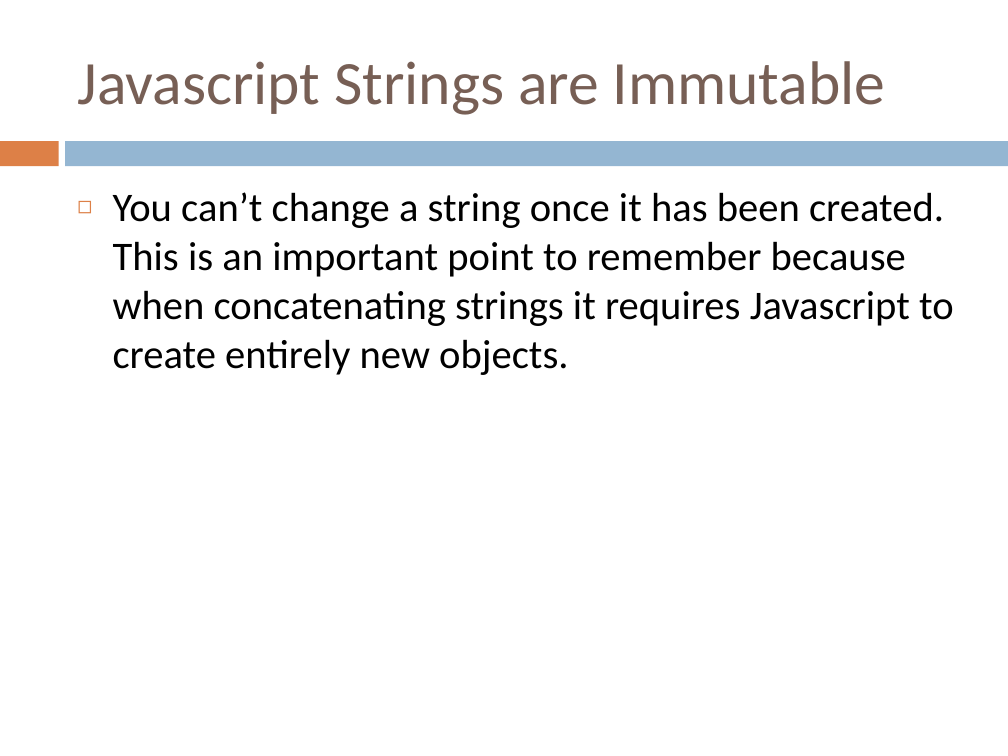
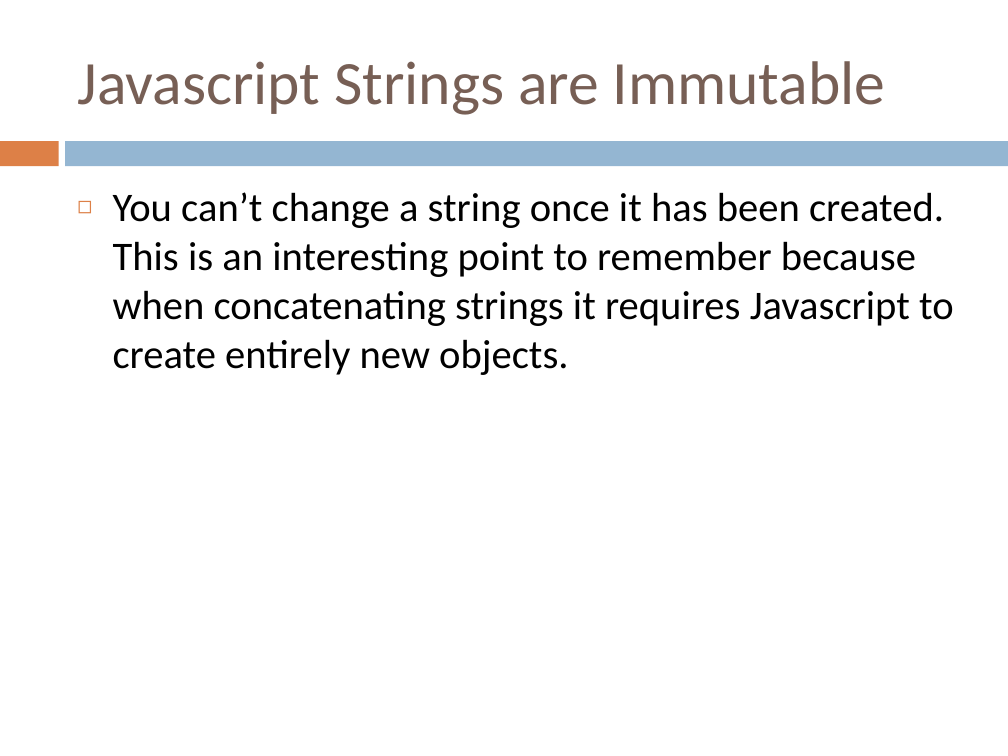
Before and after one commit to liahhansen/Learn-to-Program-Javascript, a slide deck: slide 9 of materials/SLIDES/4_objects.ppt (slide 8 before the commit). Drawn at 1008x756 pixels with LibreOffice and Linux fonts; fonts in the diff are those of the drawing. Boxes give left, top, right and bottom in pixels: in the first picture for what was removed or moved away, otherwise in the second. Text is boxed around its words. In the diff, an @@ line names an element or a change of style, - is before the commit and + after.

```diff
--- a/materials/SLIDES/4_objects.ppt
+++ b/materials/SLIDES/4_objects.ppt
@@ text at (113,192,954,375): text changed @@
-◻ You can’t change a string once it has been created. This is an important point to remember because when concatenating strings it requires Javascript to create entirely new objects.
+◻ You can’t change a string once it has been created. This is an interesting point to remember because when concatenating strings it requires Javascript to create entirely new objects.
```
Also in this commit, not shown: 3 other slides changed, 1 slide added, 10 other files.
